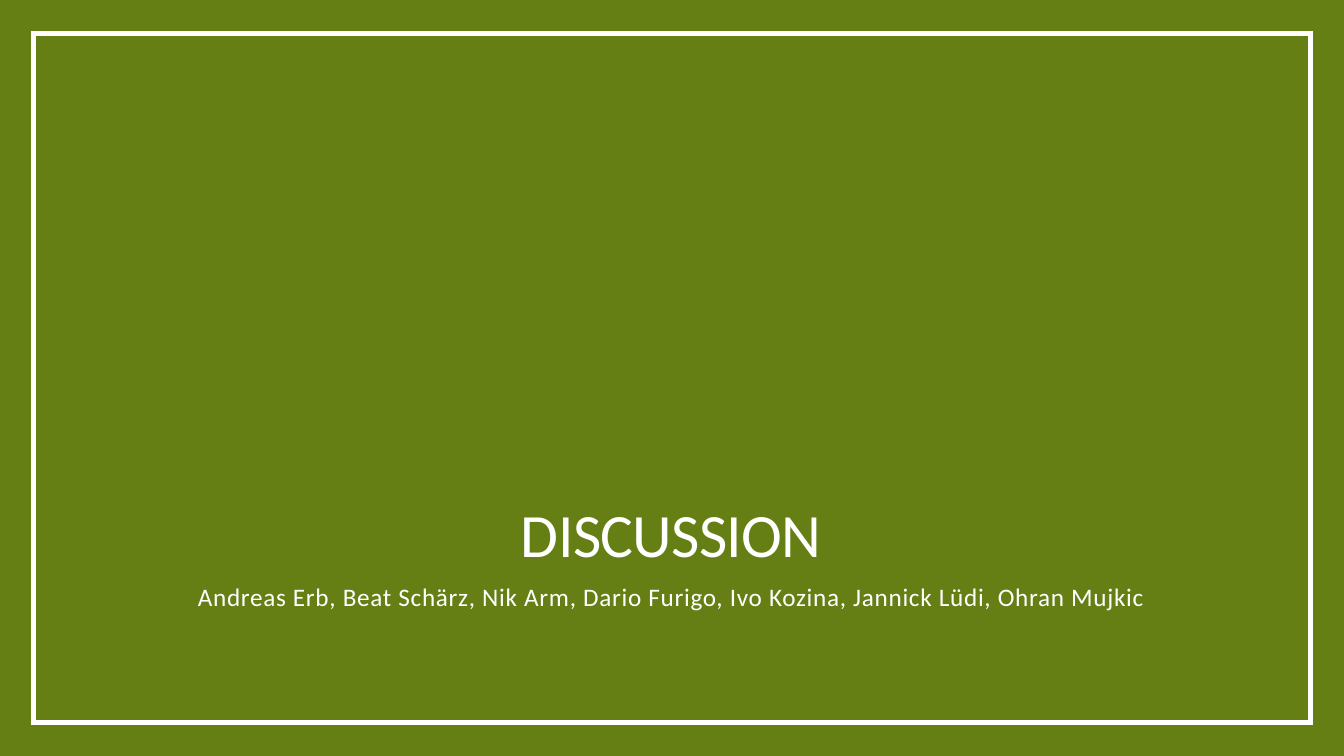
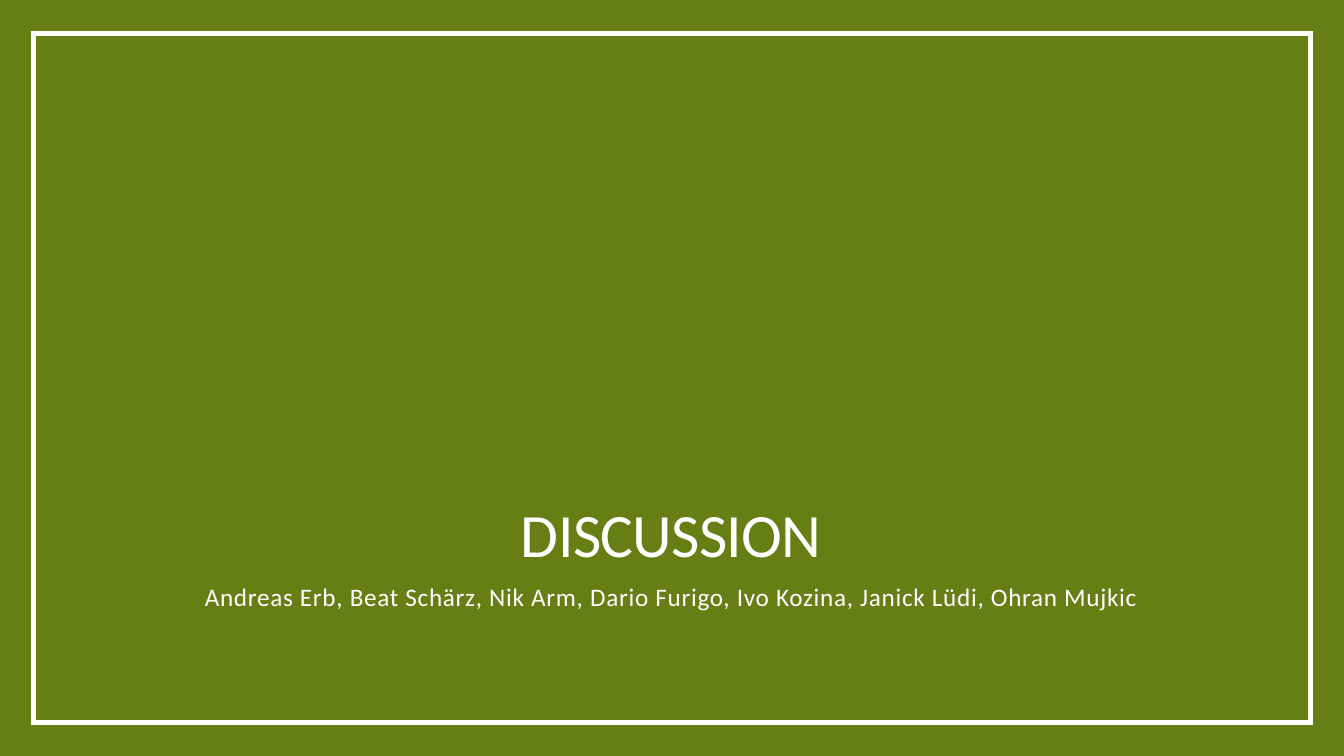
Before and after one commit to res13/ch.bfh.bti7081.s2018.white, a slide deck: slide 8 of doc/task09/FinalPresentation.pptx. Drawn at 1344x756 pixels with LibreOffice and Linux fonts; fonts in the diff are those of the drawing. Boxes give left, top, right and bottom in pixels: in the first picture for what was removed or moved away, otherwise in the second. Text is boxed around its words. In the diff, an @@ line names an element or a change of style, - is before the commit and + after.

```diff
--- a/doc/task09/FinalPresentation.pptx
+++ b/doc/task09/FinalPresentation.pptx
@@ text at (x1=205, y1=588, x2=1136, y2=611): text changed @@
-Andreas Erb, Beat Schärz, Nik Arm, Dario Furigo, Ivo Kozina, Jannick Lüdi, Ohran Mujkic
+Andreas Erb, Beat Schärz, Nik Arm, Dario Furigo, Ivo Kozina, Janick Lüdi, Ohran Mujkic
```
Also in this commit, not shown: 2 other slides changed.
